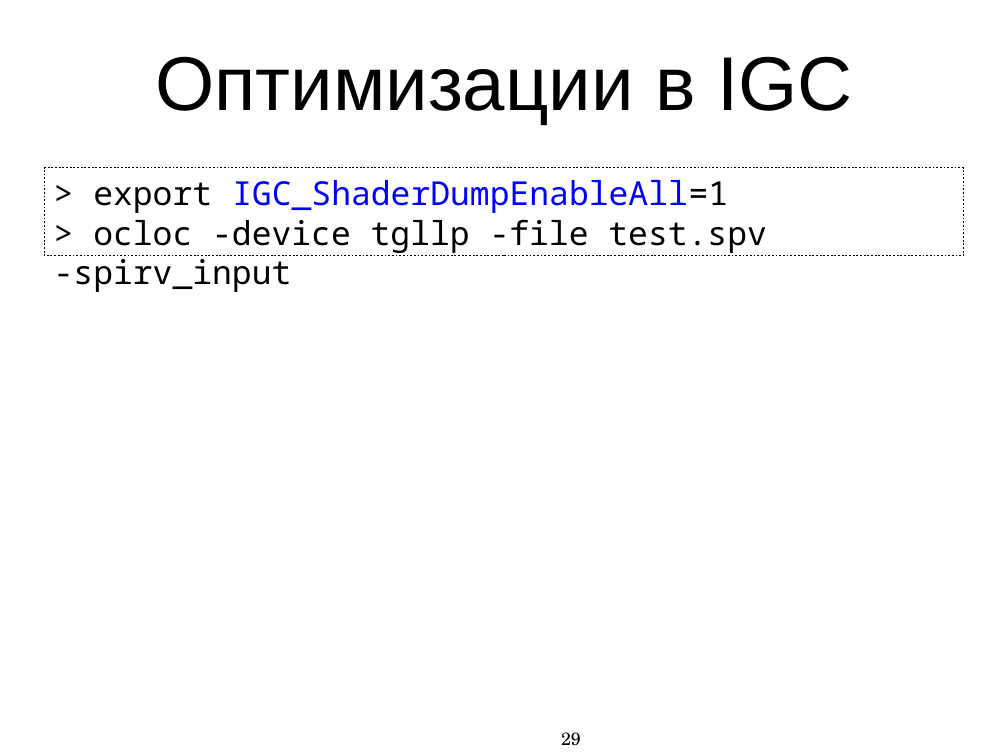
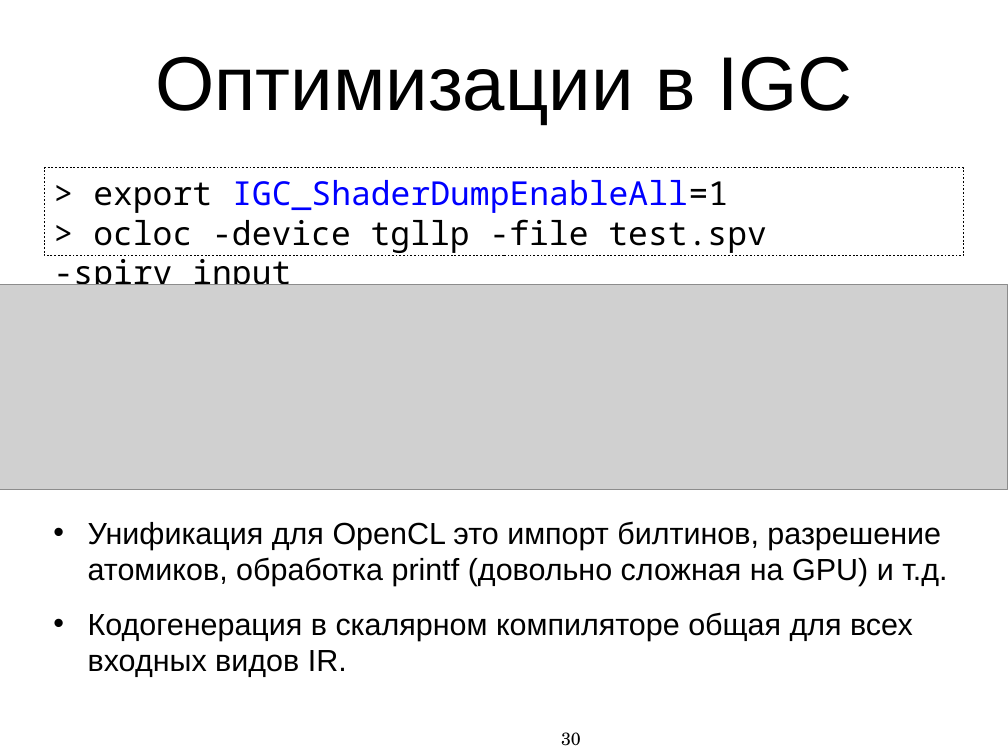
Before and after one commit to MIPT-ILab/cpp-lects-rus, a slide deck: slide 30 of other_lects/toolchain_lect/slides/graphics_toolchain_complete_ppt.pptx (slide 29 before the commit). Drawn at 1008x756 pixels with LibreOffice and Linux fonts; fonts in the diff are those of the drawing; grey boxes stand for pictures. Boxes give left, top, right and bottom in pixels: in the first picture for what was removed or moved away, otherwise in the second. Text is boxed around its words. In the diff, an @@ line names an element or a change of style, - is before the commit and + after.

```diff
--- a/other_lects/toolchain_lect/slides/graphics_toolchain_complete_ppt.pptx
+++ b/other_lects/toolchain_lect/slides/graphics_toolchain_complete_ppt.pptx
@@ picture added at (0, 284, 1008, 490) @@
@@ text added at (88, 521, 947, 677), 24 pt, text #000000 @@
+• Унификация для OpenCL это импорт билтинов, разрешение атомиков, обработка printf (довольно сложная на GPU) и т.д.
+• Кодогенерация в скалярном компиляторе общая для всех входных видов IR.
@@ page number at (561, 732, 581, 746): text changed @@
-29
+30
```
Also in this commit, not shown: 12 other slides changed, 14 slides added, 4 slides removed, 3 other files.
